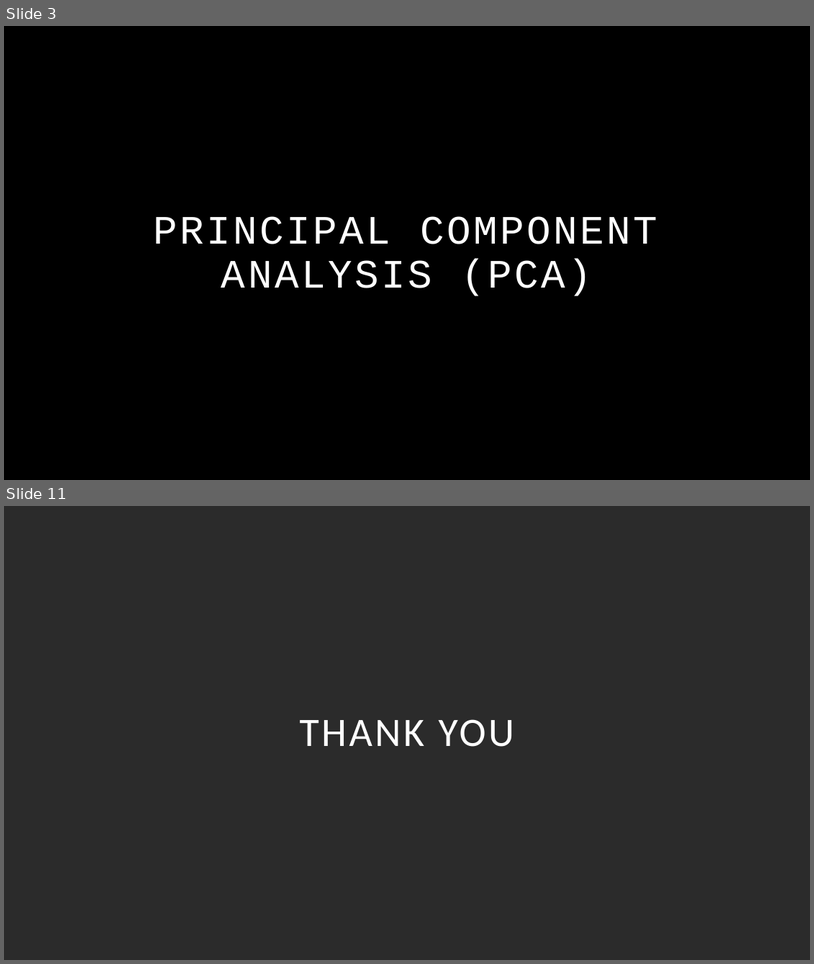
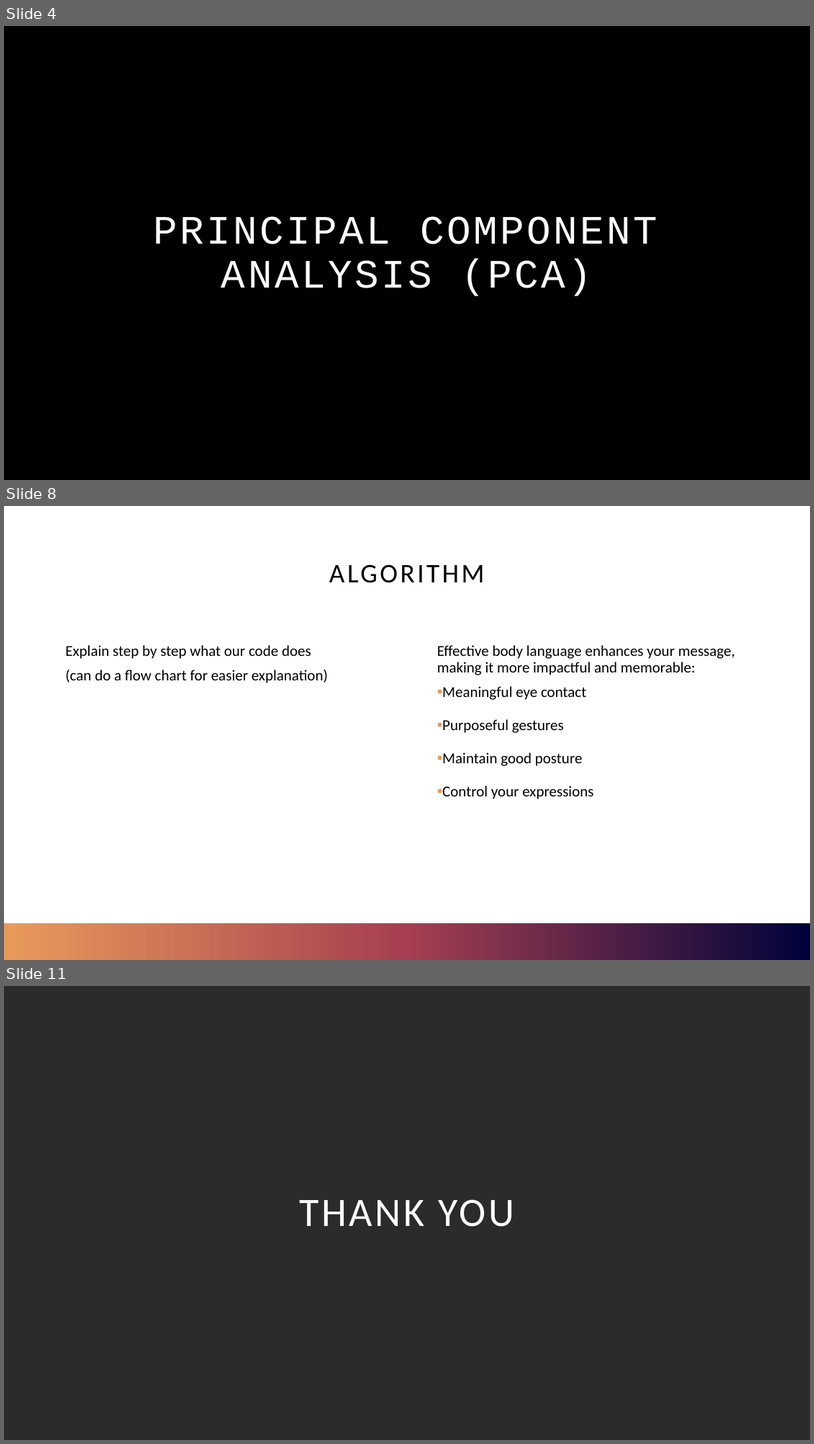
Before and after one commit to sagerstack/pca-face-recognition, a slide deck: project-files/pca-face-recognition-deck.pptx. Shown one above the other, each under a label of ours: slides 3 and 11 before the commit, slides 4, 8 and 11 after it; the slides between them are not shown. The pictures are 814x964 and 814x1444 pixels, drawn with LibreOffice and Linux fonts; fonts in the diff are those of the drawing; background and template pictures are left out; a plain dark background stands for a picture behind light text. Boxes give left, top, right and bottom in pixels: in the first picture for what was removed or moved away, otherwise in the second. Text is boxed around its words. In the diff, an @@ line names an element or a change of style, - is before the commit and + after.

Commit message:
Add files via upload
added brief descriptions on what to say on each slide

```diff
--- a/project-files/pca-face-recognition-deck.pptx
+++ b/project-files/pca-face-recognition-deck.pptx
@@ slide 8 added at bbox=[4, 506, 810, 960], background #FFFFFF @@
@@ title added at bbox=[329, 564, 485, 583], 32 pt, text #000000 @@
+ALGORITHM
@@ text added at bbox=[65, 645, 328, 683], 18 pt, text #000000 @@
+Explain step by step what our code does
+(can do a flow chart for easier explanation)
@@ text added at bbox=[437, 645, 736, 799], 18 pt, text #000000 @@
+Effective body language enhances your message, making it more impactful and memorable:
+  ▪ Meaningful eye contact
+  ▪ Purposeful gestures
+  ▪ Maintain good posture
+  ▪ Control your expressions
@@ rectangle added at bbox=[4, 923, 810, 960], fill gradient #00023A to #A53F51 to #E99A5B @@
@@ rectangle added at bbox=[4, 923, 810, 960], fill gradient #00023A to #A53F51 to #E99A5B @@
@@ what was slide 3 is now slide 4 @@
```
Also in this commit, not shown: 8 slides changed, 6 other slides added.
